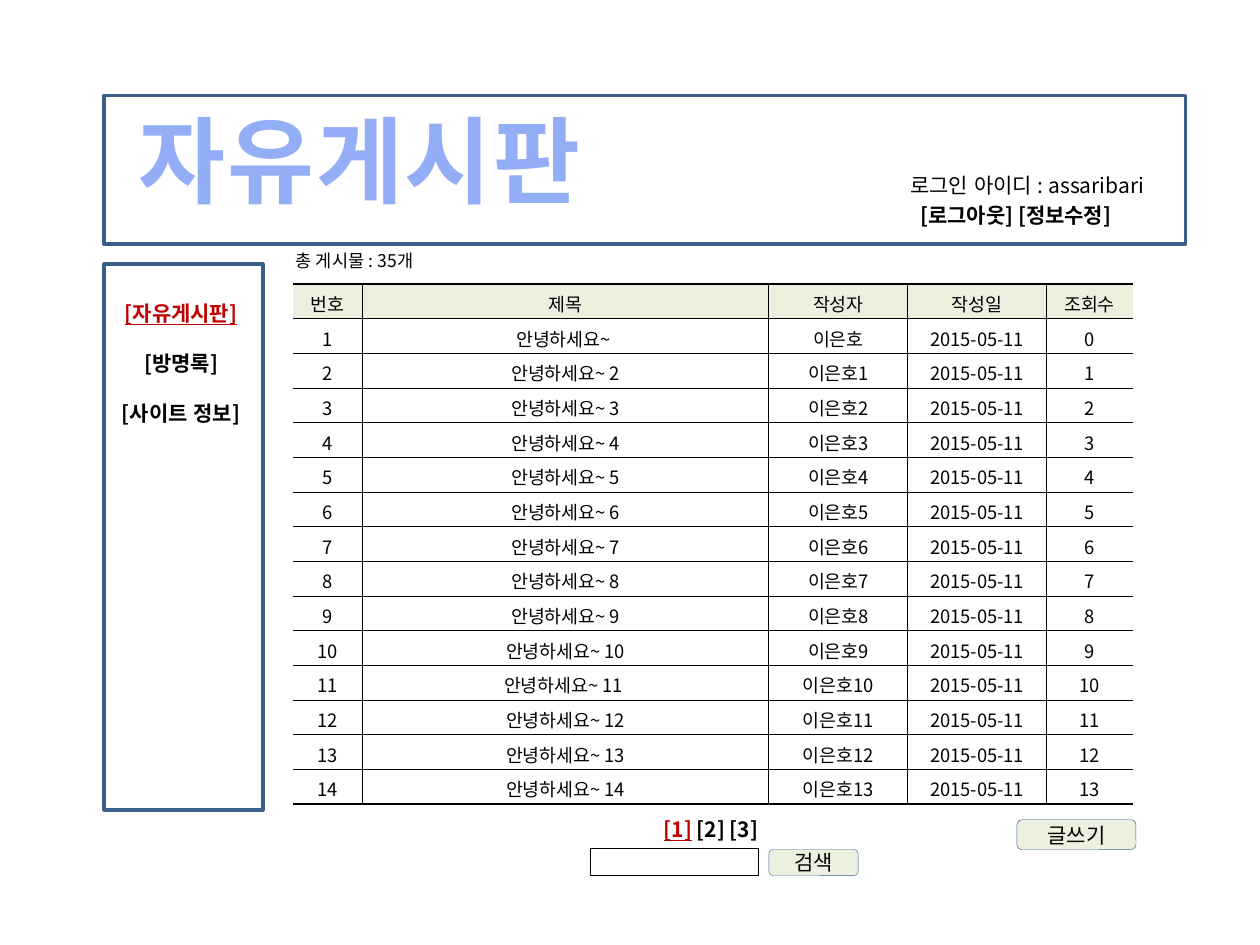
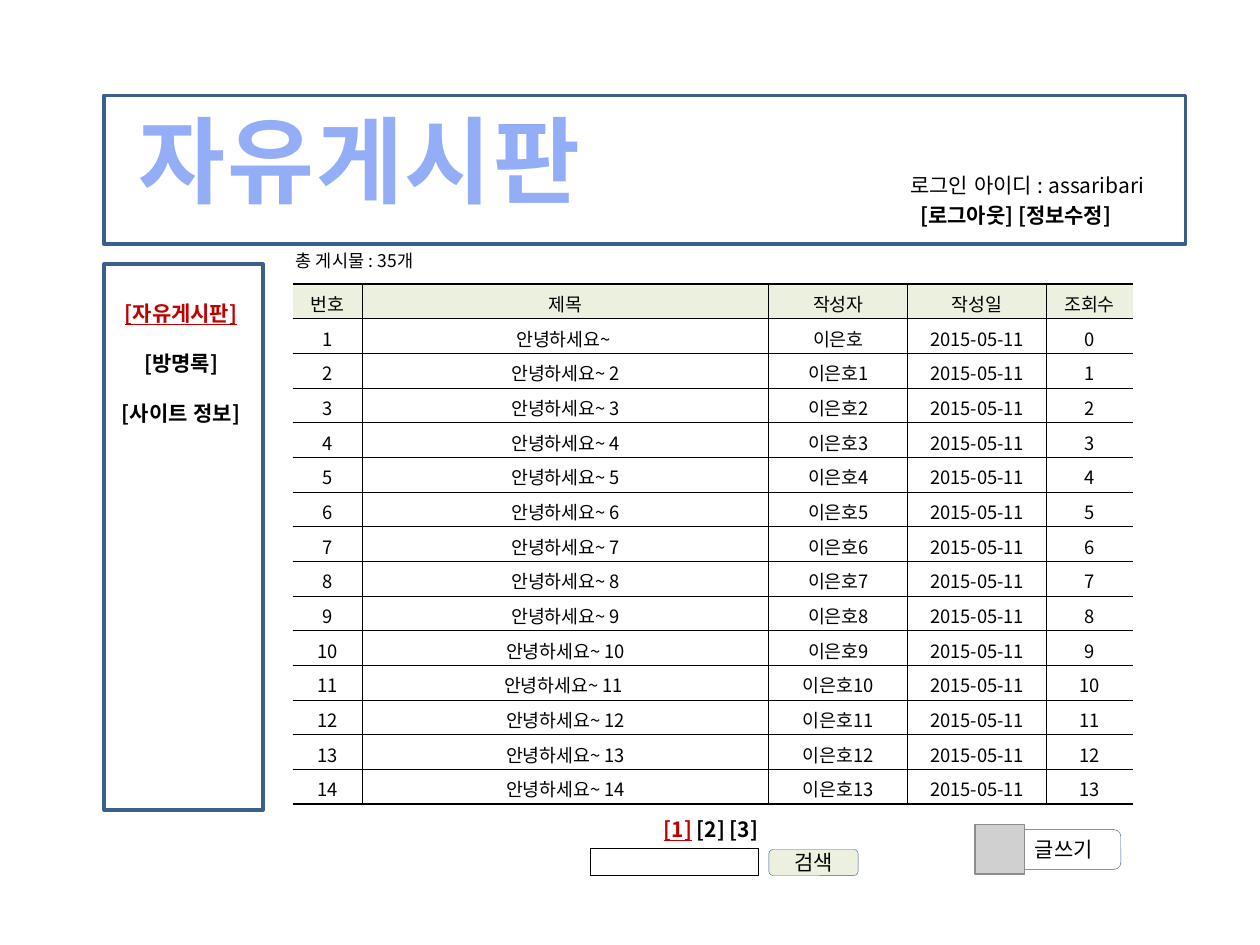
Before and after one commit to assaribari/mysite_backup, a slide deck: slide 1 of prototype/게시판 프로토타입.pptx. Drawn at 1260x945 pixels with LibreOffice and Linux fonts; fonts in the diff are those of the drawing; grey boxes stand for pictures. Boxes give left, top, right and bottom in pixels: in the first picture for what was removed or moved away, otherwise in the second. Text is boxed around its words. In the diff, an @@ line names an element or a change of style, - is before the commit and + after.

```diff
--- a/prototype/게시판 프로토타입.pptx
+++ b/prototype/게시판 프로토타입.pptx
@@ picture added at bbox=[975, 824, 1024, 873] @@
@@ rounded rectangle "글쓰기": place and size @@
-rounded rectangle "글쓰기" at bbox=[1017, 820, 1135, 850]
+rounded rectangle "글쓰기" at bbox=[1007, 829, 1120, 868]
@@ rounded rectangle "글쓰기" at bbox=[1007, 829, 1120, 868]: fill #EBF1DE to none @@
```
Also in this commit, not shown: 8 other files.
